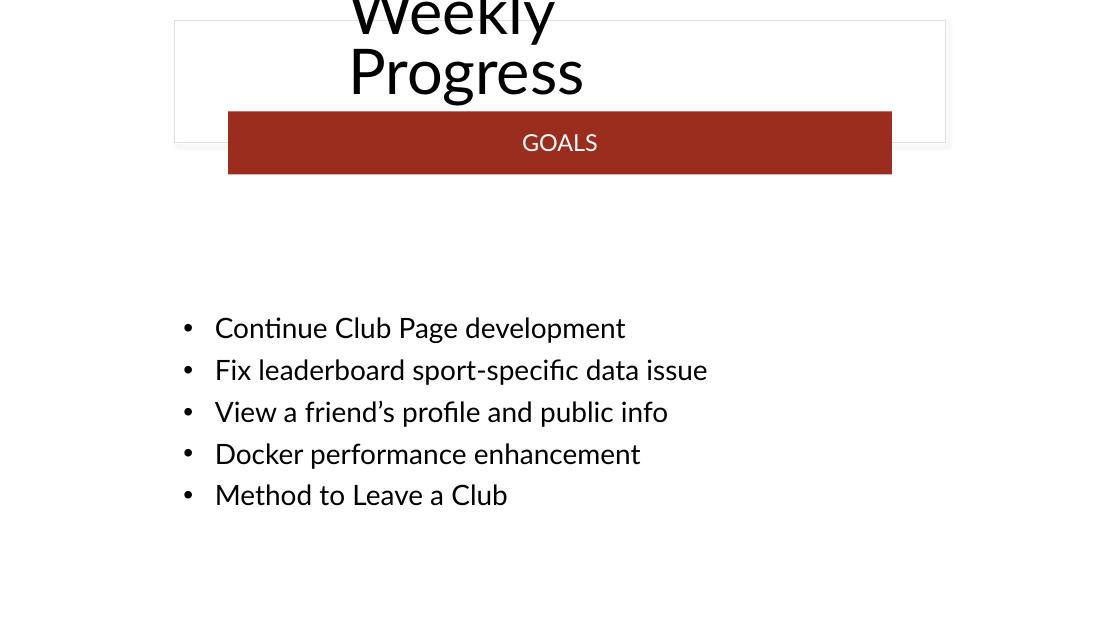
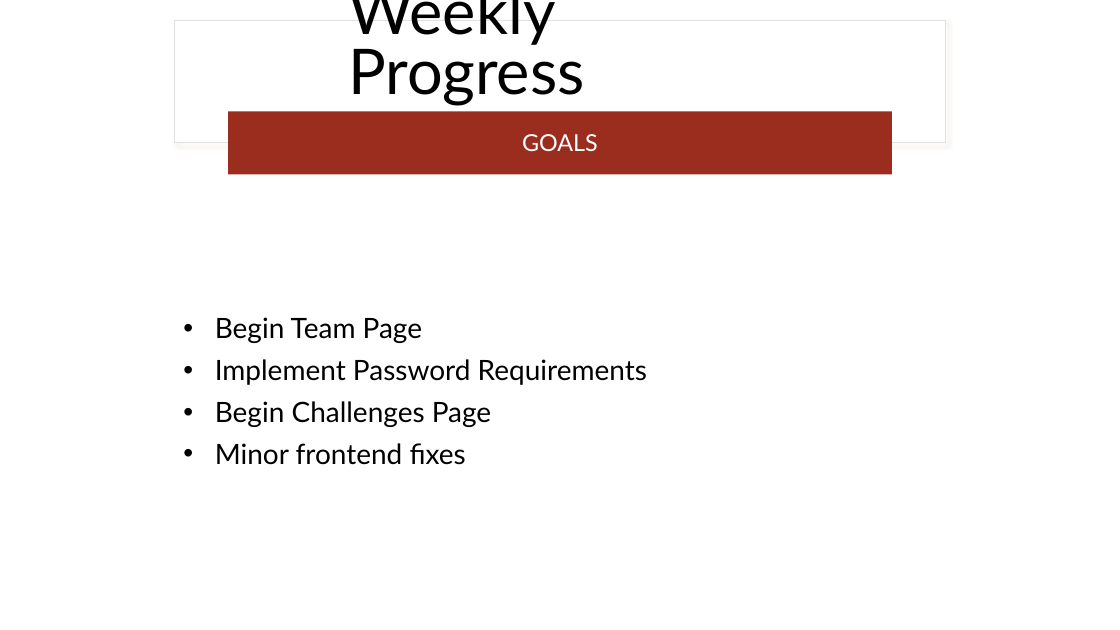
Before and after one commit to jjdeuce06/VulcanActivityTracker, a slide deck: slide 3 of Documentation/Weekly Report/week5/CMSC-4920-Group2-Week5.pptx. Drawn at 1120x630 pixels with LibreOffice and Linux fonts; fonts in the diff are those of the drawing. Boxes give left, top, right and bottom in pixels: in the first picture for what was removed or moved away, otherwise in the second. Text is boxed around its words. In the diff, an @@ line names an element or a change of style, - is before the commit and + after.

Commit message:
Enhanced password requirements

```diff
--- a/Documentation/Weekly Report/week5/CMSC-4920-Group2-Week5.pptx
+++ b/Documentation/Weekly Report/week5/CMSC-4920-Group2-Week5.pptx
@@ text at (215, 317, 647, 465): text changed @@
-• Continue Club Page development
-• Fix leaderboard sport-specific data issue
-• View a friend’s profile and public info
-• Docker performance enhancement
-• Method to Leave a Club
+• Begin Team Page
+• Implement Password Requirements
+• Begin Challenges Page
+• Minor frontend fixes
```
Also in this commit, not shown: 5 other files.
